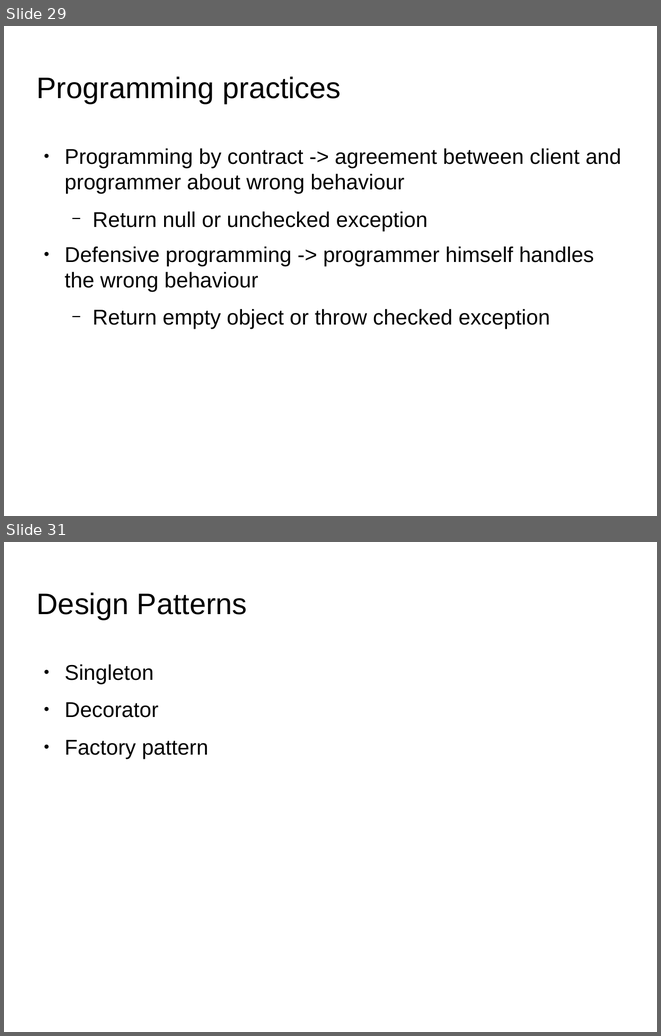
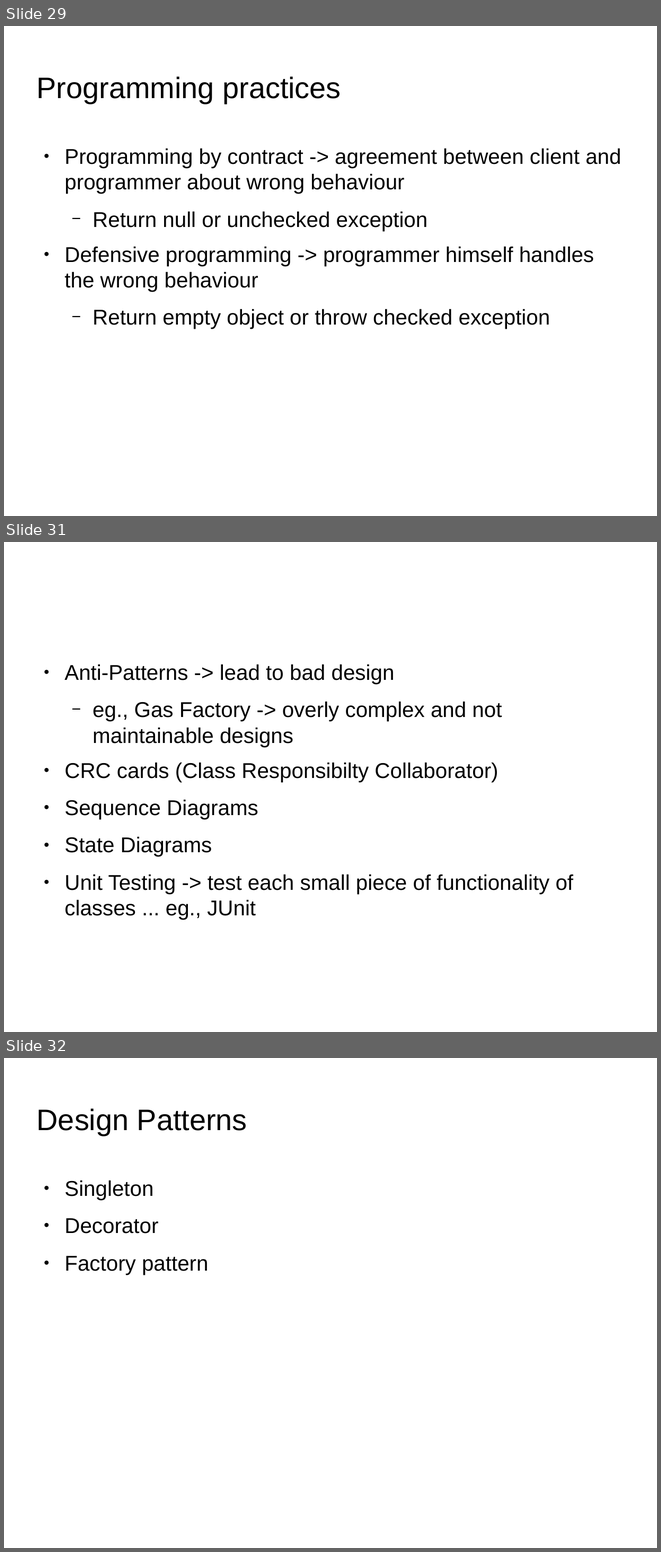
Before and after one commit to shikha-desai/Internship_PreWork, a slide deck: OOP/OOP_Concepts.odp. Shown one above the other, each under a label of ours: slides 29 and 31 before the commit, slides 29, 31 and 32 after it; the slides between them are not shown. The pictures are 661x1036 and 661x1552 pixels, drawn with LibreOffice and Linux fonts; fonts in the diff are those of the drawing; background and template pictures are left out. Boxes give left, top, right and bottom in pixels: in the first picture for what was removed or moved away, otherwise in the second. Text is boxed around its words. In the diff, an @@ line names an element or a change of style, - is before the commit and + after.

```diff
--- a/OOP/OOP_Concepts.odp
+++ b/OOP/OOP_Concepts.odp
@@ slide 31 added at bbox=[4, 542, 657, 1032], background picture (left out) @@
@@ text added at bbox=[64, 664, 574, 919], 26 pt, text #000000 @@
+● Anti-Patterns -> lead to bad design
+  − eg., Gas Factory -> overly complex and not maintainable designs
+● CRC cards (Class Responsibilty Collaborator)
+● Sequence Diagrams
+● State Diagrams
+● Unit Testing -> test each small piece of functionality of classes ... eg., JUnit
@@ what was slide 31 is now slide 32 @@
```
Also in this commit, not shown: 3 slides changed, 3 other files.
